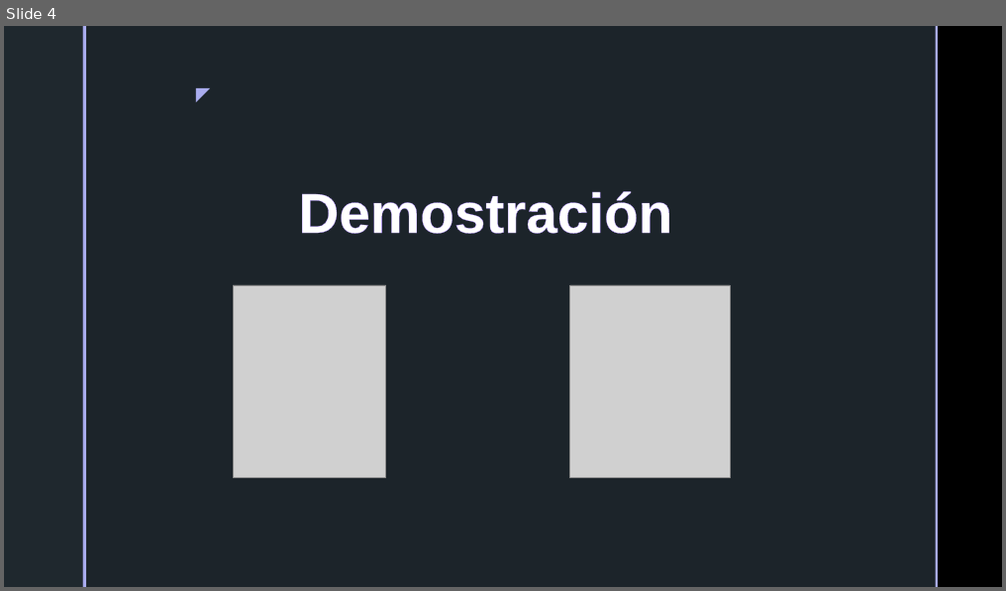
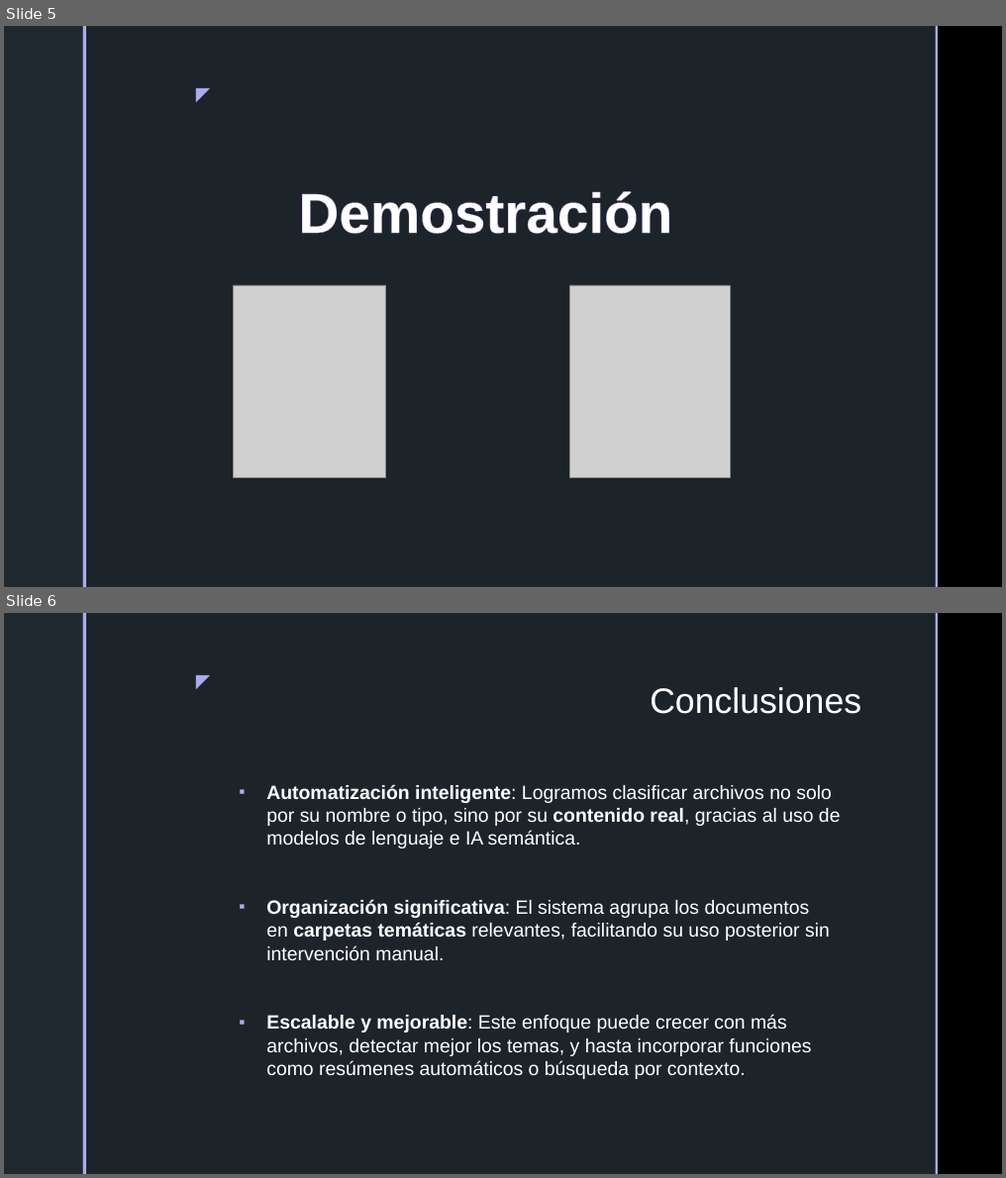
Before and after one commit to ximenapaz22/Clasificador_de_archivos_AI, a slide deck: Organizador.pptx. Shown one above the other, each under a label of ours: slide 4 before the commit, slides 5 and 6 after it. The pictures are 1006x591 and 1006x1178 pixels, drawn with LibreOffice and Linux fonts; fonts in the diff are those of the drawing; grey boxes stand for pictures; background and template pictures are left out. Boxes give left, top, right and bottom in pixels: in the first picture for what was removed or moved away, otherwise in the second. Text is boxed around its words. In the diff, an @@ line names an element or a change of style, - is before the commit and + after.

Commit message:
pptx

```diff
--- a/Organizador.pptx
+++ b/Organizador.pptx
@@ slide 6 added at <box>4,613,1002,1174</box>, background picture (left out); not listed: 5 template elements that a slide beside it also shows @@
@@ title added at <box>649,687,861,714</box>, 34 pt, text #FFFFFF @@
+Conclusiones
@@ text added at <box>266,784,841,1079</box>, 18.5 pt, text #FFFFFF @@
+▪ Automatización inteligente: Logramos clasificar archivos no solo por su nombre o tipo, sino por su contenido real, gracias al uso de modelos de lenguaje e IA semántica.
+▪ Organización significativa: El sistema agrupa los documentos en carpetas temáticas relevantes, facilitando su uso posterior sin intervención manual.
+▪ Escalable y mejorable: Este enfoque puede crecer con más archivos, detectar mejor los temas, y hasta incorporar funciones como resúmenes automáticos o búsqueda por contexto.
@@ what was slide 4 is now slide 5 @@
```
Also in this commit, not shown: 1 other slide added.
